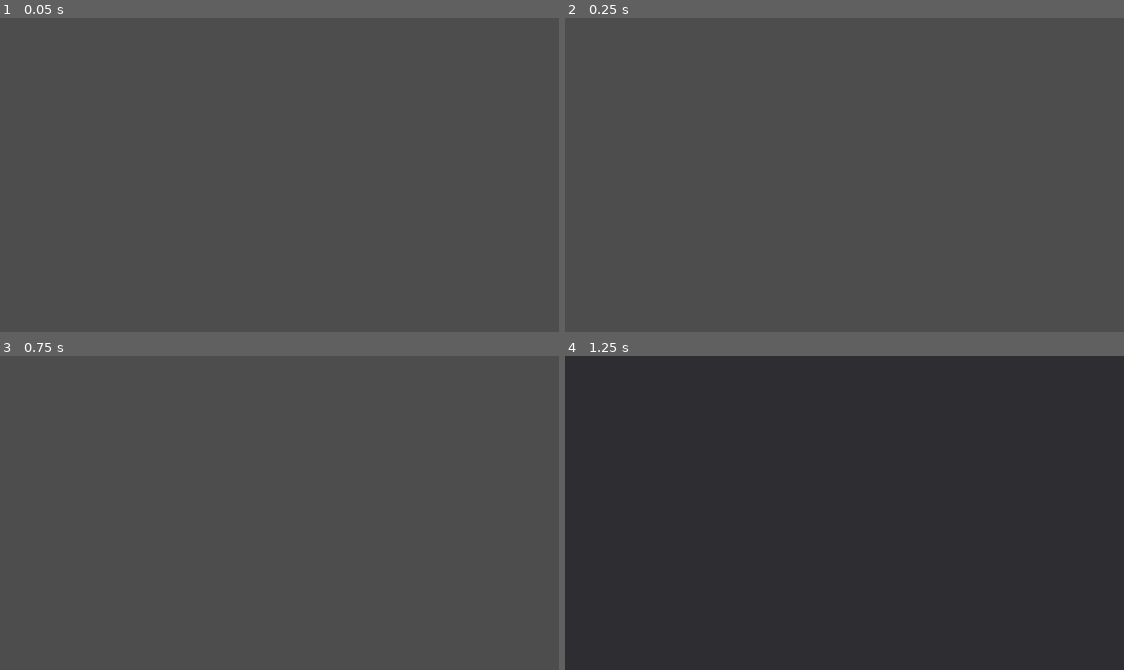
Above: before the commit, frames 1-4 (two rows, left to right).
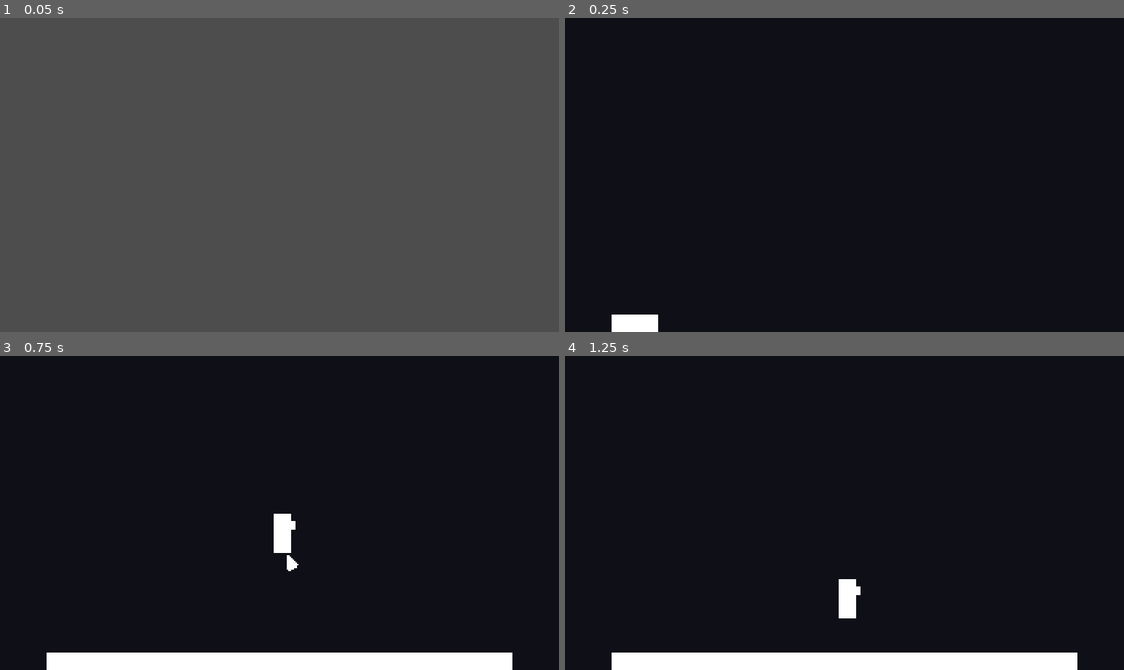
Above: after the commit, the same moments.

Repository: kuma-gee/my-first-game
Game: Godot game, scene res://game.tscn
Two runs of this game, one before a commit and one after it. Both use one fixed random seed, a clock stepped at 60 frames per second and the inputs below. Sound files missing from this copy of the repository are replaced by a short silence.
Inputs:
- Up to frame 1 (0.05 s): no input
- Up to frame 2 (0.25 s): no input
- Up to frame 3 (0.75 s): hold D (move_right) from 0.53 s (still down)
- Up to frame 4 (1.25 s): keep holding D (move_right); tap Space (jump) at 0.77 s

Frame 1 is identical in both runs. In frame 2, 100% of the frame differs, in the area x 0-100%, y 0-100%; in frame 3, 100%; in frame 4, 100%.

Commit message:
feat: add hp pulse on 1 health

Diff:
--- a/GameManager.gd
+++ b/GameManager.gd
@@ -1,6 +1,6 @@
 extends Node
 
-var restarts = 0
+var restarts = 7
 
 func unlocked_better_graphics():
 	return restarts > 7
--- a/Health.gd
+++ b/Health.gd
@@ -2,17 +2,21 @@
 
 @onready var rect := $ColorRect
 @onready var tex := $TextureRect
+@onready var anim := $AnimationPlayer
 
-var removing = false
+var removed = false
 
 func _ready():
 	rect.visible = not GameManager.unlocked_better_graphics()
 	tex.visible = GameManager.unlocked_better_graphics()
 
 func lost_hp():
-	if removing: return
+	if removed: return
 
-	removing = true
+	removed = true
 	var tw = create_tween()
 	tw.tween_property(self, "modulate", Color.TRANSPARENT, 0.5)
 	tw.parallel().tween_property(self, "position", position + Vector2.UP * 10, 0.5)
+
+func pulse():
+	anim.play("pulse")
--- a/game.gd
+++ b/game.gd
@@ -191,6 +191,9 @@
 		var child = hp_container.get_child(i)
 		child.lost_hp()
 
+	if hp == 1:
+		hp_container.get_child(0).pulse()
+
 
 func _on_player_died():
 	if hp_container.get_child_count() > 0:
--- a/game.tscn
+++ b/game.tscn
@@ -1613,7 +1613,7 @@
 
 [node name="Cursor" parent="." node_paths=PackedStringArray("default_player_pos") instance=ExtResource("4_e0175")]
 visible = false
-position = Vector2(5, 204)
+position = Vector2(384, 35.0002)
 default_player_pos = NodePath("../DefaultPlayerPos")
 
 [node name="PlacePlayerPath" type="Path2D" parent="."]
--- a/hp.tscn
+++ b/hp.tscn
@@ -1,7 +1,68 @@
-[gd_scene load_steps=3 format=3 uid="uid://qtgjsojs1xly"]
+[gd_scene load_steps=6 format=3 uid="uid://qtgjsojs1xly"]
 
 [ext_resource type="Script" path="res://Health.gd" id="1_tn27d"]
 [ext_resource type="Texture2D" uid="uid://djccsked8v6vq" path="res://assets/Heart.png" id="2_3553e"]
+
+[sub_resource type="Animation" id="Animation_lg6bl"]
+resource_name = "pulse"
+loop_mode = 1
+tracks/0/type = "value"
+tracks/0/imported = false
+tracks/0/enabled = true
+tracks/0/path = NodePath(".:scale")
+tracks/0/interp = 2
+tracks/0/loop_wrap = true
+tracks/0/keys = {
+"times": PackedFloat32Array(0, 0.4),
+"transitions": PackedFloat32Array(1, 1),
+"update": 0,
+"values": [Vector2(1, 1), Vector2(1.1, 1.1)]
+}
+tracks/1/type = "value"
+tracks/1/imported = false
+tracks/1/enabled = true
+tracks/1/path = NodePath(".:modulate")
+tracks/1/interp = 2
+tracks/1/loop_wrap = true
+tracks/1/keys = {
+"times": PackedFloat32Array(0, 0.4),
+"transitions": PackedFloat32Array(1, 1),
+"update": 0,
+"values": [Color(1, 1, 1, 1), Color(0.839216, 0.211765, 0.211765, 1)]
+}
+
+[sub_resource type="Animation" id="Animation_vb4ju"]
+length = 0.001
+tracks/0/type = "value"
+tracks/0/imported = false
+tracks/0/enabled = true
+tracks/0/path = NodePath(".:scale")
+tracks/0/interp = 1
+tracks/0/loop_wrap = true
+tracks/0/keys = {
+"times": PackedFloat32Array(0),
+"transitions": PackedFloat32Array(1),
+"update": 0,
+"values": [Vector2(1, 1)]
+}
+tracks/1/type = "value"
+tracks/1/imported = false
+tracks/1/enabled = true
+tracks/1/path = NodePath(".:modulate")
+tracks/1/interp = 1
+tracks/1/loop_wrap = true
+tracks/1/keys = {
+"times": PackedFloat32Array(0),
+"transitions": PackedFloat32Array(1),
+"update": 0,
+"values": [Color(1, 1, 1, 1)]
+}
+
+[sub_resource type="AnimationLibrary" id="AnimationLibrary_wehnr"]
+_data = {
+"RESET": SubResource("Animation_vb4ju"),
+"pulse": SubResource("Animation_lg6bl")
+}
 
 [node name="HP" type="Control"]
 custom_minimum_size = Vector2(10, 10)
@@ -36,3 +97,8 @@
 offset_bottom = 8.0
 texture = ExtResource("2_3553e")
 stretch_mode = 3
+
+[node name="AnimationPlayer" type="AnimationPlayer" parent="."]
+libraries = {
+"": SubResource("AnimationLibrary_wehnr")
+}
